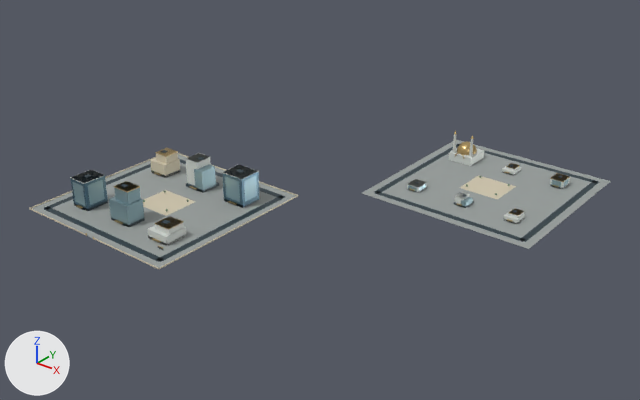
Before and after pictures for a commit that changed the glTF model web/public/assets/3d/ampliworld/GC-CITY-2030/GC-TILE-01-14.glb.
Both versions are drawn from a 50 mm camera at (-8095.0, -159.0, 701.0) aimed at (-9003.0, 975.0, -2.0). Every picture has the same lights, and +X, +Y and +Z are marked at lower left. The first picture is the older version. Where no turn or scale is listed for an object, it has been applied to the vertices. Vertices at exactly the same position are counted once.

Names of what the first picture shows: 'GC-TILE-01-14-blue', 'GC-TILE-01-14-dark', 'GC-TILE-01-14-glass', 'GC-TILE-01-14-gold', 'GC-TILE-01-14-ivory', 'GC-TILE-01-14-paving', 'GC-TILE-01-14-white'.
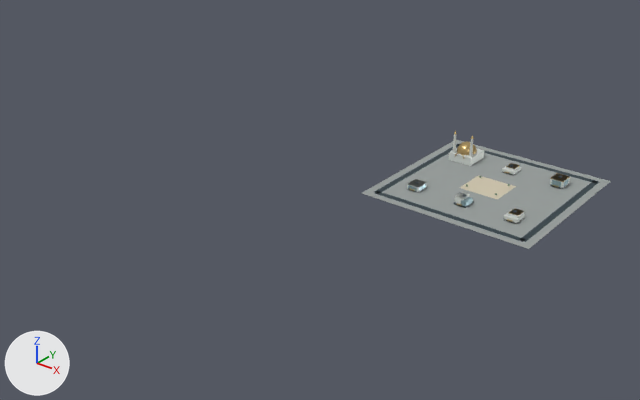
Where the change shows, as pixel boxes (x1, y1, x2, y2) in the pictures (640 x 400 px):
'GC-TILE-01-14-paving', reshaped (57% narrower, 15% shorter): before (31, 140, 611, 268); after (362, 140, 611, 249)
'GC-TILE-01-14-dark', reshaped (59% narrower, 17% shorter): before (44, 144, 599, 262); after (374, 144, 599, 242)
'GC-TILE-01-14-glass', reshaped: before (73, 164, 569, 227); after (408, 178, 569, 208)
'GC-TILE-01-14-ivory', reshaped (88% narrower, 79% shorter): before (29, 149, 516, 269); after (460, 175, 516, 199)
'GC-TILE-01-14-white', reshaped (67% narrower, 19% shorter): before (70, 134, 570, 246); after (407, 134, 570, 224)
'GC-TILE-01-14-blue', deleted: before (70, 166, 259, 211)
'GC-TILE-01-14-gold', reshaped (67% narrower, 22% shorter): before (77, 131, 570, 248); after (410, 131, 570, 222)
part 1 of me_mesh_0, deleted: before (31, 154, 296, 268)
part 2 of me_mesh_1, deleted: before (44, 150, 285, 262)
part 3 of me_mesh_2, deleted: before (29, 149, 298, 269)
part 4 of me_mesh_5, deleted: before (70, 153, 259, 246)
part 5 of me_mesh_6, deleted: before (77, 148, 236, 248)
part 6 of me_mesh_7, deleted: before (73, 164, 257, 227)

The change, as a list of edits to the scene's bpy script:
```text
Change me_mesh_0:
    used by ob_gc_tile_01_14_paving; location = (0.0, 0.0, 0.0)
    remove me_mesh_0.from_pydata(...)  # 16 vertices, 24 faces; spans x -9379.0..-8621.0, y 621.0..1379.0, z 0.0
    add me_mesh_0.from_pydata(...)  # 8 vertices, 12 faces; spans x -8959.0..-8621.0, y 1041.0..1379.0, z 0.0
    me_mesh_0 part 1: the loose piece of 8 vertices spanning x -9379.0..-9041.0, y 621.0..959.0, z 0.0 is deleted
Change me_mesh_1:
    used by ob_gc_tile_01_14_dark; location = (0.0, 0.0, 0.0)
    remove me_mesh_1.from_pydata(...)  # 248 vertices, 372 faces; spans x -9364.0..-8636.0, y 636.0..1364.0, z 0.0..66.0
    add me_mesh_1.from_pydata(...)  # 112 vertices, 168 faces; spans x -8944.0..-8636.0, y 1056.0..1364.0, z 0.0..17.0
    me_mesh_1 part 2: 17 loose pieces with 136 vertices, spanning x -9364.0..-9056.0, y 636.0..944.0, z 0.0..66.0, are deleted
Change me_mesh_2:
    used by ob_gc_tile_01_14_ivory; location = (0.0, 0.0, 0.0)
    remove me_mesh_2.from_pydata(...)  # 72 vertices, 108 faces; spans x -9380.0..-8750.0, y 620.0..1246.0, z 0.0..43.0
    add me_mesh_2.from_pydata(...)  # 8 vertices, 12 faces; spans x -8830.0..-8750.0, y 1174.0..1246.0, z 0.0
    me_mesh_2 part 3: 8 loose pieces with 64 vertices, spanning x -9380.0..-9040.0, y 620.0..960.0, z 0.0..43.0, are deleted
Change me_mesh_5:
    used by ob_gc_tile_01_14_white; location = (0.0, 0.0, 0.0)
    remove me_mesh_5.from_pydata(...)  # 164 vertices, 256 faces; spans x -9330.0..-8678.0, y 679.0..1328.0, z 0.0..57.0
    add me_mesh_5.from_pydata(...)  # 116 vertices, 184 faces; spans x -8915.0..-8678.0, y 1107.0..1328.0, z 0.0..54.0
    me_mesh_5 part 4: 6 loose pieces with 48 vertices, spanning x -9330.0..-9086.0, y 679.0..904.0, z 0.0..57.0, are deleted
Change me_mesh_6:
    used by ob_gc_tile_01_14_gold; location = (0.0, 0.0, 0.0)
    remove me_mesh_6.from_pydata(...)  # 393 vertices, 640 faces; spans x -9321.0..-8677.0, y 620.0..1322.0, z 0.0..65.0
    add me_mesh_6.from_pydata(...)  # 225 vertices, 388 faces; spans x -8912.0..-8677.0, y 1104.0..1322.0, z 4.0..61.0
    me_mesh_6 part 5: 21 loose pieces with 168 vertices, spanning x -9321.0..-9081.0, y 620.0..899.0, z 0.0..65.0, are deleted
Change me_mesh_7:
    used by ob_gc_tile_01_14_glass; location = (0.0, 0.0, 0.0)
    remove me_mesh_7.from_pydata(...)  # 160 vertices, 240 faces; spans x -9329.0..-8677.0, y 679.0..1317.0, z 0.0..65.0
    add me_mesh_7.from_pydata(...)  # 72 vertices, 108 faces; spans x -8903.0..-8677.0, y 1107.0..1317.0, z 0.0..14.0
    me_mesh_7 part 6: 11 loose pieces with 88 vertices, spanning x -9329.0..-9087.0, y 679.0..904.0, z 0.0..65.0, are deleted
Remove ob_gc_tile_01_14_blue:
    ob_gc_tile_01_14_blue = bpy.data.objects.new('GC-TILE-01-14-blue', me_mesh_8)
    ob_gc_tile_01_14_blue.location = (0.0, 0.0, 0.0)
```
